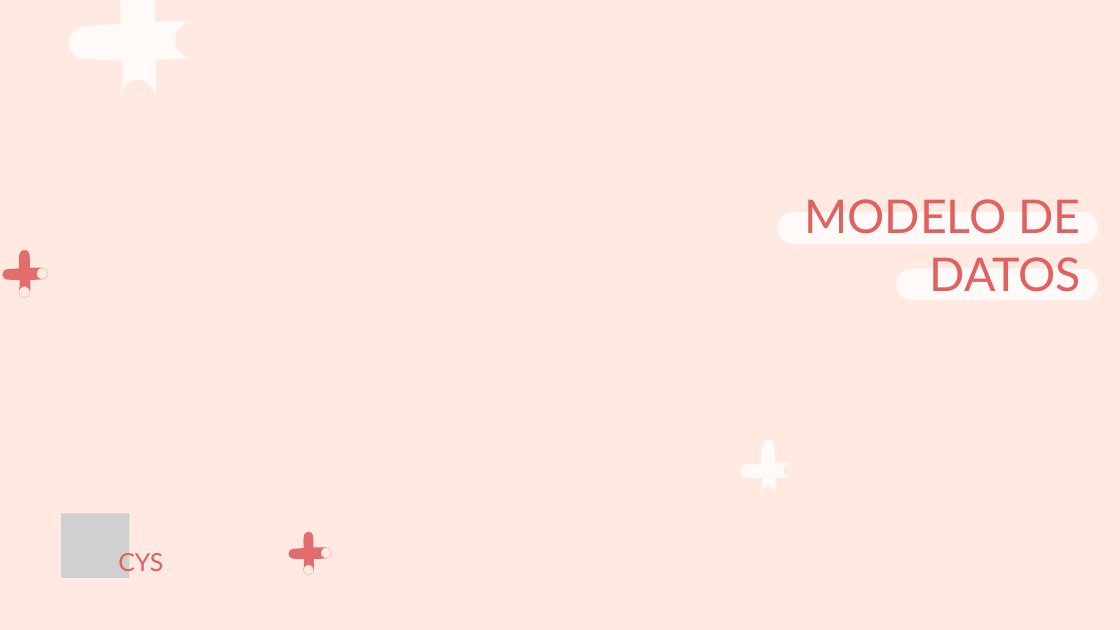
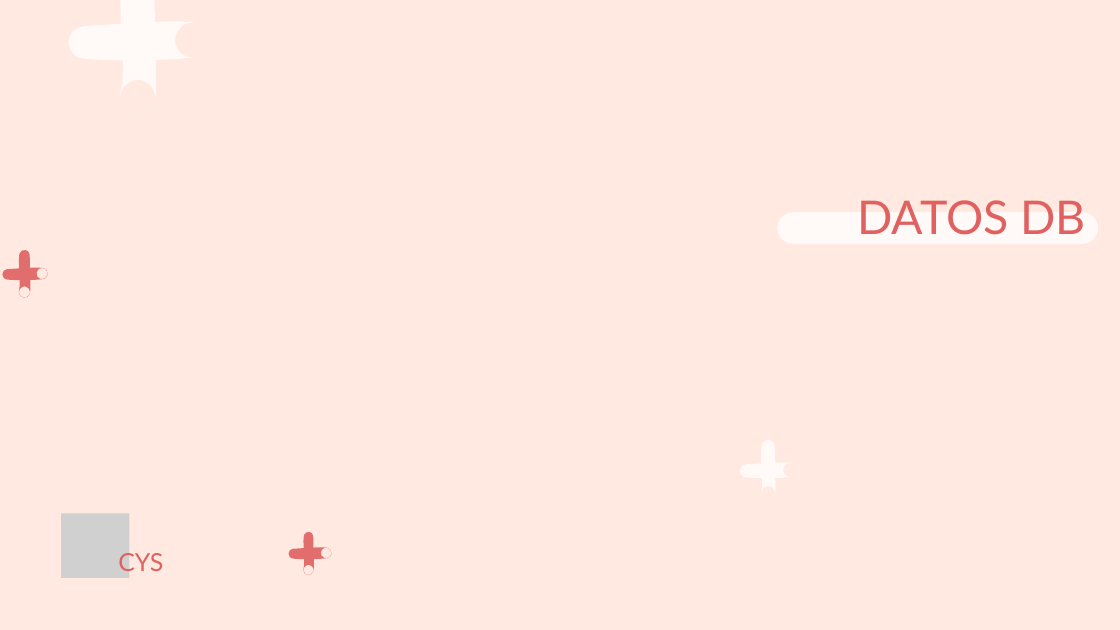
Before and after one commit to SamuelVallejos/Consultorio_Cys, a slide deck: slide 10 of Fase 3/Evidencias Grupales/Presentación Final Del Proyecto (Español) - .pptx (slide 9 before the commit). Drawn at 1120x630 pixels with LibreOffice and Linux fonts; fonts in the diff are those of the drawing; grey boxes stand for pictures; background and template pictures are left out. Boxes give left, top, right and bottom in pixels: in the first picture for what was removed or moved away, otherwise in the second. Text is boxed around its words. In the diff, an @@ line names an element or a change of style, - is before the commit and + after.

```diff
--- a/Fase 3/Evidencias Grupales/Presentación Final Del Proyecto (Español) - .pptx
+++ b/Fase 3/Evidencias Grupales/Presentación Final Del Proyecto (Español) - .pptx
@@ text at [857, 200, 1086, 234]: text changed @@
-MODELO DE DATOS
+DATOS DB
@@ freeform shape removed at [896, 268, 1098, 300] @@
```
Also in this commit, not shown: 8 other slides changed, 4 slides added, 2 slides removed.
